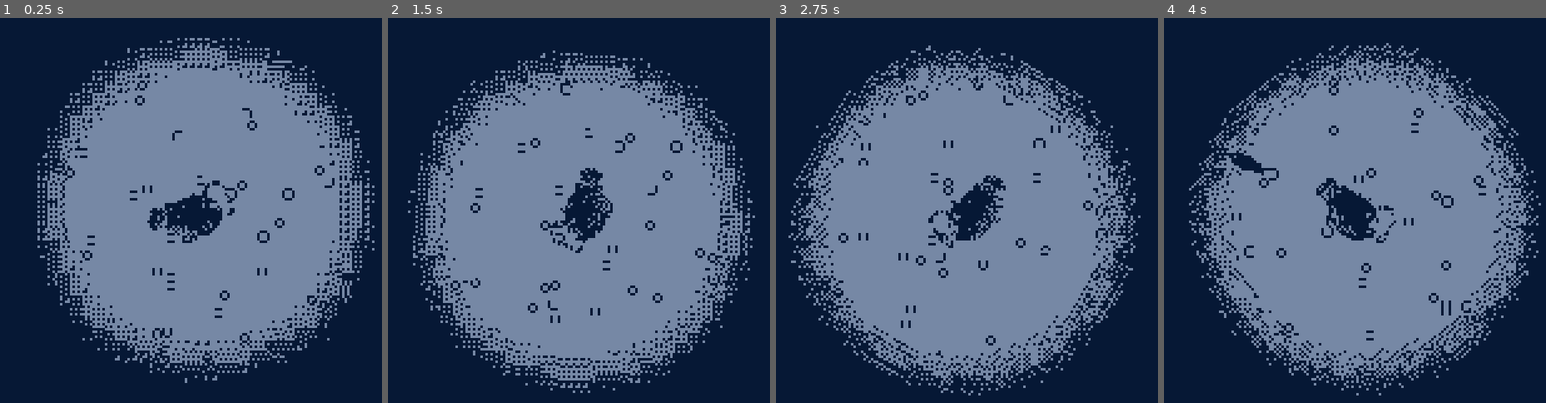
Above: before the commit, frames 1-4 (left to right).
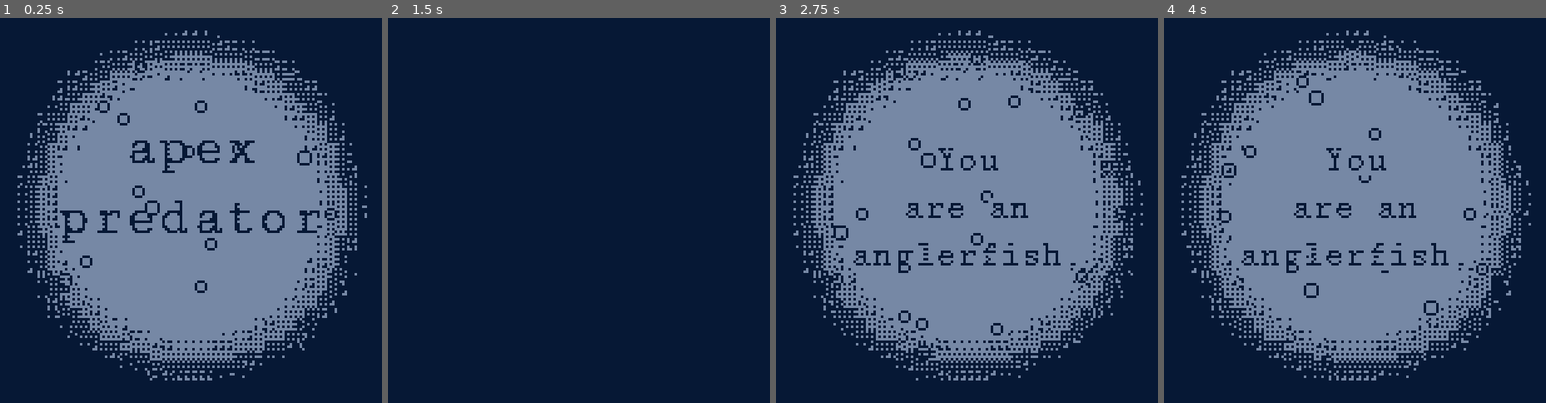
Above: after the commit, the same moments.

Repository: svilinskis1/apex-predator
Game: Godot game, scene res://scenes/levels/menu.tscn
The game is run twice, just before and just after one commit, with the same random seed, the same clock (stepped at 60 frames per second) and the same inputs. Before the commit the project starts from res://scenes/levels/main.tscn.
Inputs:
- Up to frame 1 (0.25 s): no input
- Up to frame 2 (1.5 s): tap Enter at 0.5, 0.6, 1.35 s; hold D (right) 0.53-1.28 s; hold A (left) from 1.28 s (still down)
- Up to frame 3 (2.75 s): release A (left) at 2.03 s; hold D (right) from 2.03 s (still down); tap Enter at 2.1 s
- Up to frame 4 (4 s): release D (right) at 2.78 s; hold W (forward) 2.78-3.53 s; tap Enter at 2.85, 3.6 s; hold A (left) from 3.53 s (still down)

The runs differ from the first frame. In frame 1, 15% of the frame differs, in the area x 4-99%, y 3-95%; in frame 2, 49%, in the area x 5-97%, y 8-98%; in frame 3, 16%; in frame 4, 16%.

Commit message:
scene transitions menu and intro
lookin good

Diff:
--- a/alpha predator/project.godot
+++ b/alpha predator/project.godot
@@ -11,13 +11,14 @@
 [application]
 
 config/name="alpha predator"
-run/main_scene="res://scenes/levels/main.tscn"
+run/main_scene="res://scenes/levels/menu.tscn"
 config/features=PackedStringArray("4.1", "GL Compatibility")
 config/icon="res://assets/sprites/icon.svg"
 
 [autoload]
 
 global="*res://scripts/global.gd"
+transition="*res://scenes/levels/transition.tscn"
 
 [display]
 
--- a/alpha predator/scenes/characters/hunger bar.tscn
+++ b/alpha predator/scenes/characters/hunger bar.tscn
@@ -1,3 +1,54 @@
-[gd_scene format=3 uid="uid://csvtjq8rwrbg5"]
+[gd_scene load_steps=5 format=3 uid="uid://csvtjq8rwrbg5"]
 
-[node name="hunger bar" type="Node2D"]
+[ext_resource type="FontFile" uid="uid://0toypmqkg4f3" path="res://assets/fonts/EXEPixelPerfect.ttf" id="1_dgrg6"]
+[ext_resource type="Script" path="res://scripts/hungerbar.gd" id="2_asc1d"]
+
+[sub_resource type="StyleBoxFlat" id="StyleBoxFlat_fw1f6"]
+bg_color = Color(0.0235294, 0.0941176, 0.207843, 1)
+border_width_left = 1
+border_width_top = 1
+border_width_right = 1
+border_width_bottom = 1
+border_color = Color(0.462745, 0.529412, 0.643137, 1)
+
+[sub_resource type="StyleBoxFlat" id="StyleBoxFlat_yqxfx"]
+bg_color = Color(0.462745, 0.529412, 0.643137, 1)
+
+[node name="Control" type="Control"]
+layout_mode = 3
+anchors_preset = 15
+anchor_right = 1.0
+anchor_bottom = 1.0
+grow_horizontal = 2
+grow_vertical = 2
+
+[node name="ProgressBar" type="ProgressBar" parent="."]
+z_index = 4
+layout_mode = 0
+offset_left = 5.0
+offset_top = 5.0
+offset_right = 15.0
+offset_bottom = 65.0
+theme_override_fonts/font = ExtResource("1_dgrg6")
+theme_override_styles/background = SubResource("StyleBoxFlat_fw1f6")
+theme_override_styles/fill = SubResource("StyleBoxFlat_yqxfx")
+value = 100.0
+fill_mode = 3
+show_percentage = false
+script = ExtResource("2_asc1d")
+
+[node name="RichTextLabel" type="RichTextLabel" parent="."]
+modulate = Color(0.462745, 0.529412, 0.643137, 1)
+z_index = -1
+layout_mode = 0
+offset_left = 18.0
+offset_top = 6.0
+offset_right = 33.0
+offset_bottom = 173.0
+scale = Vector2(0.614027, 0.460145)
+theme_override_font_sizes/normal_font_size = 16
+theme_override_font_sizes/bold_font_size = 15
+bbcode_enabled = true
+text = "[b]HUNGER"
+scroll_active = false
+autowrap_mode = 1
--- /dev/null
+++ b/alpha predator/scenes/levels/intro.tscn
@@ -0,0 +1,93 @@
+[gd_scene load_steps=7 format=3 uid="uid://dlk5r3dkuewlu"]
+
+[ext_resource type="FontFile" uid="uid://g6hms5uoa30e" path="res://assets/fonts/CutiveMono-Regular.ttf" id="1_q3fry"]
+[ext_resource type="Script" path="res://scripts/intro.gd" id="1_y0ldo"]
+[ext_resource type="Texture2D" uid="uid://bqk7c0xbv0ure" path="res://assets/sprites/white circle.png" id="3_h6i16"]
+[ext_resource type="PackedScene" uid="uid://i4mrdcgok8ht" path="res://scenes/levels/bubbles.tscn" id="4_0le5d"]
+
+[sub_resource type="Animation" id="Animation_m8t2t"]
+resource_name = "intro_text"
+length = 27.0
+tracks/0/type = "value"
+tracks/0/imported = false
+tracks/0/enabled = true
+tracks/0/path = NodePath(".:text")
+tracks/0/interp = 1
+tracks/0/loop_wrap = true
+tracks/0/keys = {
+"times": PackedFloat32Array(0, 3, 6, 9, 12, 15, 18, 21, 24),
+"transitions": PackedFloat32Array(1, 1, 1, 1, 1, 1, 1, 1, 1),
+"update": 1,
+"values": ["You
+are an
+anglerfish,", "An
+apex
+predator.", "You
+have
+everything,", "no
+
+ predators.", "and
+lots of
+prey.
+", "Your only
+worry is
+starving.", "Use W
+to move
+forward,", "And use A
+and D to
+rotate.", "Press ESC if
+you want to
+quit."]
+}
+tracks/1/type = "value"
+tracks/1/imported = false
+tracks/1/enabled = true
+tracks/1/path = NodePath(".:modulate")
+tracks/1/interp = 1
+tracks/1/loop_wrap = true
+tracks/1/keys = {
+"times": PackedFloat32Array(0.1, 2.4, 3, 3.6, 5.4, 6, 6.6, 8.4, 9, 9.6, 11.4, 12, 12.6, 14.4, 15, 15.6, 17.4, 18, 18.6, 20.4, 21, 21.6, 23.4, 24, 24.6, 26.4, 27),
+"transitions": PackedFloat32Array(1, 1, 1, 1, 1, 1, 1, 1, 1, 1, 1, 1, 1, 1, 1, 1, 1, 1, 1, 1, 1, 1, 1, 1, 1, 1, 1),
+"update": 0,
+"values": [Color(1, 1, 1, 1), Color(1, 1, 1, 1), Color(1, 1, 1, 0), Color(1, 1, 1, 1), Color(1, 1, 1, 1), Color(1, 1, 1, 0), Color(1, 1, 1, 1), Color(1, 1, 1, 1), Color(1, 1, 1, 0), Color(1, 1, 1, 1), Color(1, 1, 1, 1), Color(1, 1, 1, 0), Color(1, 1, 1, 1), Color(1, 1, 1, 1), Color(1, 1, 1, 0), Color(1, 1, 1, 1), Color(1, 1, 1, 1), Color(1, 1, 1, 0), Color(1, 1, 1, 1), Color(1, 1, 1, 1), Color(1, 1, 1, 0), Color(1, 1, 1, 1), Color(1, 1, 1, 1), Color(1, 1, 1, 0), Color(1, 1, 1, 1), Color(1, 1, 1, 1), Color(1, 1, 1, 0)]
+}
+
+[sub_resource type="AnimationLibrary" id="AnimationLibrary_ws7ao"]
+_data = {
+"intro_text": SubResource("Animation_m8t2t")
+}
+
+[node name="intro" type="Node2D"]
+script = ExtResource("1_y0ldo")
+
+[node name="subtitle" type="Label" parent="."]
+z_index = 6
+offset_top = 52.0
+offset_right = 240.0
+offset_bottom = 109.0
+theme_override_colors/font_color = Color(0, 0, 0, 1)
+theme_override_colors/font_outline_color = Color(1, 1, 1, 1)
+theme_override_constants/outline_size = 10
+theme_override_fonts/font = ExtResource("1_q3fry")
+theme_override_font_sizes/font_size = 14
+text = "You
+are an
+anglerfish,"
+horizontal_alignment = 1
+
+[node name="AnimationPlayer" type="AnimationPlayer" parent="subtitle"]
+libraries = {
+"": SubResource("AnimationLibrary_ws7ao")
+}
+
+[node name="Light" type="Sprite2D" parent="."]
+show_behind_parent = true
+z_index = -1
+position = Vector2(120, 78)
+scale = Vector2(4.13095, 4.13095)
+texture = ExtResource("3_h6i16")
+
+[node name="bubbles" parent="." instance=ExtResource("4_0le5d")]
+z_index = 1
+position = Vector2(-7, -14)
+scale = Vector2(1, 1)
--- a/alpha predator/scenes/levels/main.tscn
+++ b/alpha predator/scenes/levels/main.tscn
@@ -1,15 +1,13 @@
 [gd_scene load_steps=10 format=3 uid="uid://ch5xsx4gqrefi"]
 
+[ext_resource type="Script" path="res://scripts/main.gd" id="1_dph7r"]
 [ext_resource type="PackedScene" uid="uid://caoissth78lkl" path="res://scenes/characters/prey.tscn" id="2_pwfgo"]
-[ext_resource type="Shader" path="res://assets/shaders/1bit.gdshader" id="3_jwdda"]
+[ext_resource type="PackedScene" uid="uid://csvtjq8rwrbg5" path="res://scenes/characters/hunger bar.tscn" id="3_bhul0"]
 [ext_resource type="PackedScene" uid="uid://i4mrdcgok8ht" path="res://scenes/levels/bubbles.tscn" id="4_4c268"]
 [ext_resource type="PackedScene" uid="uid://bp3df403sii58" path="res://scenes/characters/player.tscn" id="4_vcnxr"]
 [ext_resource type="Texture2D" uid="uid://blrlw62x2llni" path="res://assets/sprites/tilemap2.png" id="5_w3h4r"]
 
 [sub_resource type="ShaderMaterial" id="ShaderMaterial_ue2rd"]
-
-[sub_resource type="ShaderMaterial" id="ShaderMaterial_j4lb7"]
-shader = ExtResource("3_jwdda")
 
 [sub_resource type="TileSetAtlasSource" id="TileSetAtlasSource_8kgrw"]
 texture = ExtResource("5_w3h4r")
@@ -81,6 +79,7 @@
 
 [node name="main" type="Node2D"]
 material = SubResource("ShaderMaterial_ue2rd")
+script = ExtResource("1_dph7r")
 
 [node name="player" parent="." instance=ExtResource("4_vcnxr")]
 use_parent_material = true
@@ -88,41 +87,13 @@
 
 [node name="Camera2D" type="Camera2D" parent="player"]
 
-[node name="Control" type="Control" parent="player/Camera2D"]
-z_index = -1
-layout_mode = 3
-anchors_preset = 0
-offset_left = -120.0
-offset_top = -80.0
-offset_right = -80.0
-offset_bottom = -40.0
-
-[node name="blue" type="ColorRect" parent="player/Camera2D/Control"]
-z_index = 6
-layout_mode = 0
-offset_left = -120.0
-offset_top = -80.0
-offset_right = 360.0
-offset_bottom = 240.0
-color = Color(0.0431373, 0.168627, 0.368627, 0.560784)
-
-[node name="shader" type="ColorRect" parent="player/Camera2D/Control"]
-z_index = 5
-material = SubResource("ShaderMaterial_j4lb7")
-layout_mode = 0
-offset_left = -120.0
-offset_top = -80.0
-offset_right = 360.0
-offset_bottom = 240.0
-
-[node name="bg" type="ColorRect" parent="player/Camera2D/Control"]
-z_index = -1
+[node name="bg" type="ColorRect" parent="player/Camera2D"]
+z_index = -5
 use_parent_material = true
-layout_mode = 0
-offset_left = -120.0
-offset_top = -80.0
-offset_right = 360.0
-offset_bottom = 240.0
+offset_left = -216.0
+offset_top = -141.0
+offset_right = 264.0
+offset_bottom = 179.0
 color = Color(0, 0, 0, 1)
 
 [node name="preys" type="Node2D" parent="."]
@@ -221,3 +192,16 @@
 tile_set = SubResource("TileSet_teib5")
 format = 2
 layer_0/tile_data = PackedInt32Array(-262144, 65536, 0, -262139, 65536, 0, -262134, 65536, 0, -262129, 65536, 0, 65556, …(4724 unchanged characters)…
+
+[node name="CanvasLayer" type="CanvasLayer" parent="."]
+
+[node name="hunger bar" parent="CanvasLayer" instance=ExtResource("3_bhul0")]
+anchors_preset = 0
+anchor_right = 0.0
+anchor_bottom = 0.0
+offset_left = -2.0
+offset_top = -2.0
+offset_right = -2.0
+offset_bottom = -2.0
+grow_horizontal = 1
+grow_vertical = 1
--- /dev/null
+++ b/alpha predator/scenes/levels/menu.tscn
@@ -0,0 +1,82 @@
+[gd_scene load_steps=8 format=3 uid="uid://ceg1bodmnkvyx"]
+
+[ext_resource type="Script" path="res://scripts/menu.gd" id="1_ldmse"]
+[ext_resource type="FontFile" uid="uid://g6hms5uoa30e" path="res://assets/fonts/CutiveMono-Regular.ttf" id="2_fqy68"]
+[ext_resource type="Texture2D" uid="uid://bqk7c0xbv0ure" path="res://assets/sprites/white circle.png" id="2_pmtki"]
+[ext_resource type="PackedScene" uid="uid://i4mrdcgok8ht" path="res://scenes/levels/bubbles.tscn" id="3_38cs3"]
+
+[sub_resource type="GDScript" id="GDScript_awldt"]
+script/source = "extends Label
+
+
+# Called when the node enters the scene tree for the first time.
+func _ready():
+	pass # Replace with function body.
+
+
+# Called every frame. 'delta' is the elapsed time since the previous frame.
+func _process(delta):
+	pass
+"
+
+[sub_resource type="Animation" id="Animation_lpw86"]
+resource_name = "blink"
+tracks/0/type = "value"
+tracks/0/imported = false
+tracks/0/enabled = true
+tracks/0/path = NodePath(".:visible")
+tracks/0/interp = 1
+tracks/0/loop_wrap = true
+tracks/0/keys = {
+"times": PackedFloat32Array(0, 0.5, 1),
+"transitions": PackedFloat32Array(1, 1, 1),
+"update": 1,
+"values": [false, true, false]
+}
+
+[sub_resource type="AnimationLibrary" id="AnimationLibrary_p3uva"]
+_data = {
+"blink": SubResource("Animation_lpw86")
+}
+
+[node name="menu" type="Node2D"]
+script = ExtResource("1_ldmse")
+
+[node name="title" type="Label" parent="."]
+offset_top = 42.0
+offset_right = 240.0
+offset_bottom = 116.0
+theme_override_colors/font_color = Color(0, 0, 0, 1)
+theme_override_fonts/font = ExtResource("2_fqy68")
+theme_override_font_sizes/font_size = 22
+text = "apex
+predator"
+horizontal_alignment = 1
+
+[node name="subtitle" type="Label" parent="."]
+offset_top = 99.0
+offset_right = 240.0
+offset_bottom = 129.0
+theme_override_colors/font_color = Color(0, 0, 0, 1)
+theme_override_fonts/font = ExtResource("2_fqy68")
+theme_override_font_sizes/font_size = 12
+text = "press enter"
+horizontal_alignment = 1
+script = SubResource("GDScript_awldt")
+
+[node name="AnimationPlayer" type="AnimationPlayer" parent="subtitle"]
+libraries = {
+"": SubResource("AnimationLibrary_p3uva")
+}
+
+[node name="Light" type="Sprite2D" parent="."]
+show_behind_parent = true
+z_index = -1
+position = Vector2(120, 78)
+scale = Vector2(4.13095, 4.13095)
+texture = ExtResource("2_pmtki")
+
+[node name="bubbles" parent="." instance=ExtResource("3_38cs3")]
+z_index = 1
+position = Vector2(-7, -14)
+scale = Vector2(1, 1)
--- /dev/null
+++ b/alpha predator/scenes/levels/transition.tscn
@@ -0,0 +1,69 @@
+[gd_scene load_steps=6 format=3 uid="uid://dstrdscnuubqo"]
+
+[ext_resource type="Script" path="res://scripts/transition.gd" id="1_irdp4"]
+[ext_resource type="Shader" path="res://assets/shaders/1bit.gdshader" id="2_38v3y"]
+
+[sub_resource type="Animation" id="Animation_bpgtc"]
+resource_name = "fade"
+tracks/0/type = "value"
+tracks/0/imported = false
+tracks/0/enabled = true
+tracks/0/path = NodePath("ColorRect:modulate")
+tracks/0/interp = 1
+tracks/0/loop_wrap = true
+tracks/0/keys = {
+"times": PackedFloat32Array(0, 0.7),
+"transitions": PackedFloat32Array(1, 1),
+"update": 0,
+"values": [Color(1, 1, 1, 0), Color(1, 1, 1, 1)]
+}
+
+[sub_resource type="AnimationLibrary" id="AnimationLibrary_rrw86"]
+_data = {
+"fade": SubResource("Animation_bpgtc")
+}
+
+[sub_resource type="ShaderMaterial" id="ShaderMaterial_weay6"]
+shader = ExtResource("2_38v3y")
+
+[node name="transition" type="Node"]
+script = ExtResource("1_irdp4")
+
+[node name="CanvasLayer" type="CanvasLayer" parent="."]
+
+[node name="AnimationPlayer" type="AnimationPlayer" parent="CanvasLayer"]
+libraries = {
+"": SubResource("AnimationLibrary_rrw86")
+}
+
+[node name="ColorRect" type="ColorRect" parent="CanvasLayer"]
+modulate = Color(1, 1, 1, 0)
+offset_right = 240.0
+offset_bottom = 160.0
+color = Color(0.0234375, 0.09375, 0.207031, 1)
+
+[node name="Control" type="Control" parent="CanvasLayer"]
+z_index = -1
+layout_mode = 3
+anchors_preset = 0
+offset_left = -120.0
+offset_top = -80.0
+offset_right = -80.0
+offset_bottom = -40.0
+
+[node name="blue" type="ColorRect" parent="CanvasLayer/Control"]
+z_index = 6
+offset_left = -120.0
+offset_top = -80.0
+offset_right = 360.0
+offset_bottom = 240.0
+color = Color(0.0431373, 0.168627, 0.368627, 0.560784)
+
+[node name="shader" type="ColorRect" parent="CanvasLayer/Control"]
+z_index = 5
+material = SubResource("ShaderMaterial_weay6")
+layout_mode = 0
+offset_left = -120.0
+offset_top = -80.0
+offset_right = 360.0
+offset_bottom = 240.0
--- a/alpha predator/scripts/global.gd
+++ b/alpha predator/scripts/global.gd
@@ -1,4 +1,4 @@
 extends Node
 
-@onready var player = get_node("/root/main/player")
-var hunger = 0
+var player
+signal change_hunger(hunger)
--- /dev/null
+++ b/alpha predator/scripts/hungerbar.gd
@@ -0,0 +1,16 @@
+extends ProgressBar
+
+var drain_speed = .05
+
+# Called when the node enters the scene tree for the first time.
+func _ready():
+	global.change_hunger.connect(on_hunger_changed)
+	pass
+
+
+# Called every frame. 'delta' is the elapsed time since the previous frame.
+func _process(delta):
+	value -= drain_speed
+
+func on_hunger_changed(hunger):
+	value += hunger
--- /dev/null
+++ b/alpha predator/scripts/intro.gd
@@ -0,0 +1,11 @@
+extends Node2D
+
+# Called when the node enters the scene tree for the first time.
+func _ready():
+	$subtitle/AnimationPlayer.play("intro_text")
+	await($subtitle/AnimationPlayer.animation_finished)
+	transition.change_scene("res://scenes/levels/main.tscn")
+
+# Called every frame. 'delta' is the elapsed time since the previous frame.
+func _process(delta):
+	pass
--- /dev/null
+++ b/alpha predator/scripts/main.gd
@@ -0,0 +1,16 @@
+extends Node2D
+
+
+# Called when the node enters the scene tree for the first time.
+func _ready():
+	pass # Replace with function body.
+
+
+# Called every frame. 'delta' is the elapsed time since the previous frame.
+func _process(delta):
+	pass
+
+func _input(event):
+	if event is InputEventKey and event.pressed:
+		if event.keycode == KEY_ESCAPE:
+			get_tree().quit()
--- /dev/null
+++ b/alpha predator/scripts/menu.gd
@@ -0,0 +1,17 @@
+extends Node2D
+
+
+# Called when the node enters the scene tree for the first time.
+func _ready():
+	pass # Replace with function body.
+
+func _input(event):
+	if event is InputEventKey and event.pressed:
+		if event.keycode == KEY_ENTER:
+			transition.change_scene("res://scenes/levels/intro.tscn")
+
+# Called every frame. 'delta' is the elapsed time since the previous frame.
+func _process(delta):
+	$subtitle/AnimationPlayer.play("blink")
+	await($subtitle/AnimationPlayer.animation_finished)
+	pass
--- a/alpha predator/scripts/player.gd
+++ b/alpha predator/scripts/player.gd
@@ -13,10 +13,9 @@
 var flipped
 
 func _ready():
-	hunger = global.hunger
-	hunger = 0
 	input = 0
 	flipped = false
+	global.player = self
 
 func get_input():
 	input = int(Input.is_action_pressed("forward"))
--- a/alpha predator/scripts/prey.gd
+++ b/alpha predator/scripts/prey.gd
@@ -1,5 +1,6 @@
 extends CharacterBody2D
 
+var food = 40
 var speed = 0
 const max_speed = 40
 const acceleration = 100
@@ -24,5 +25,5 @@
 	if area.name == "LightArea":
 		fleeing = true
 	if area.name == "EatArea":
-		global.hunger += 1
+		global.change_hunger.emit(food)
 		queue_free()
--- /dev/null
+++ b/alpha predator/scripts/transition.gd
@@ -0,0 +1,7 @@
+extends Node
+
+func change_scene(target: String) -> void:
+	$CanvasLayer/AnimationPlayer.play('fade')
+	await($CanvasLayer/AnimationPlayer.animation_finished)
+	get_tree().change_scene_to_file(target)
+	$CanvasLayer/AnimationPlayer.play_backwards('fade')
Binary file added: alpha predator/assets/fonts/CutiveMono-Regular.ttf
Not shown, added: alpha predator/assets/fonts/CutiveMono-Regular.ttf.import
